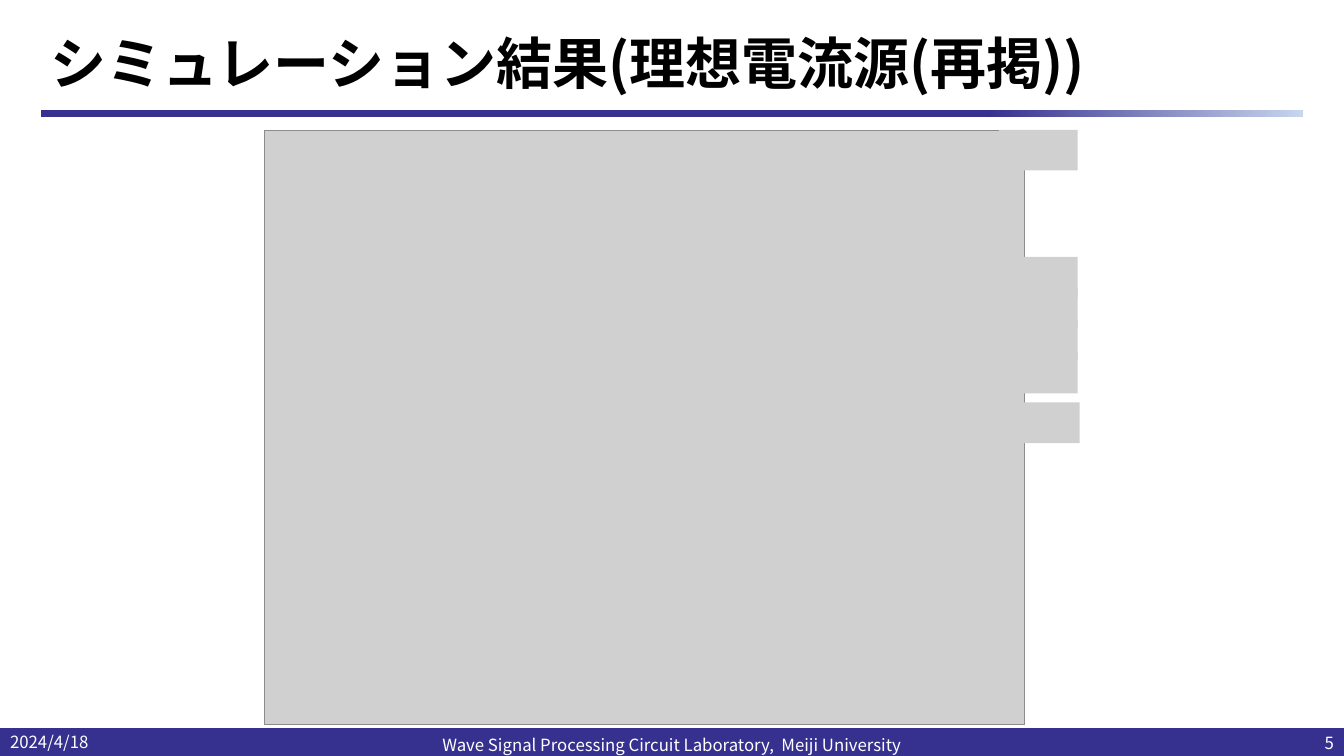
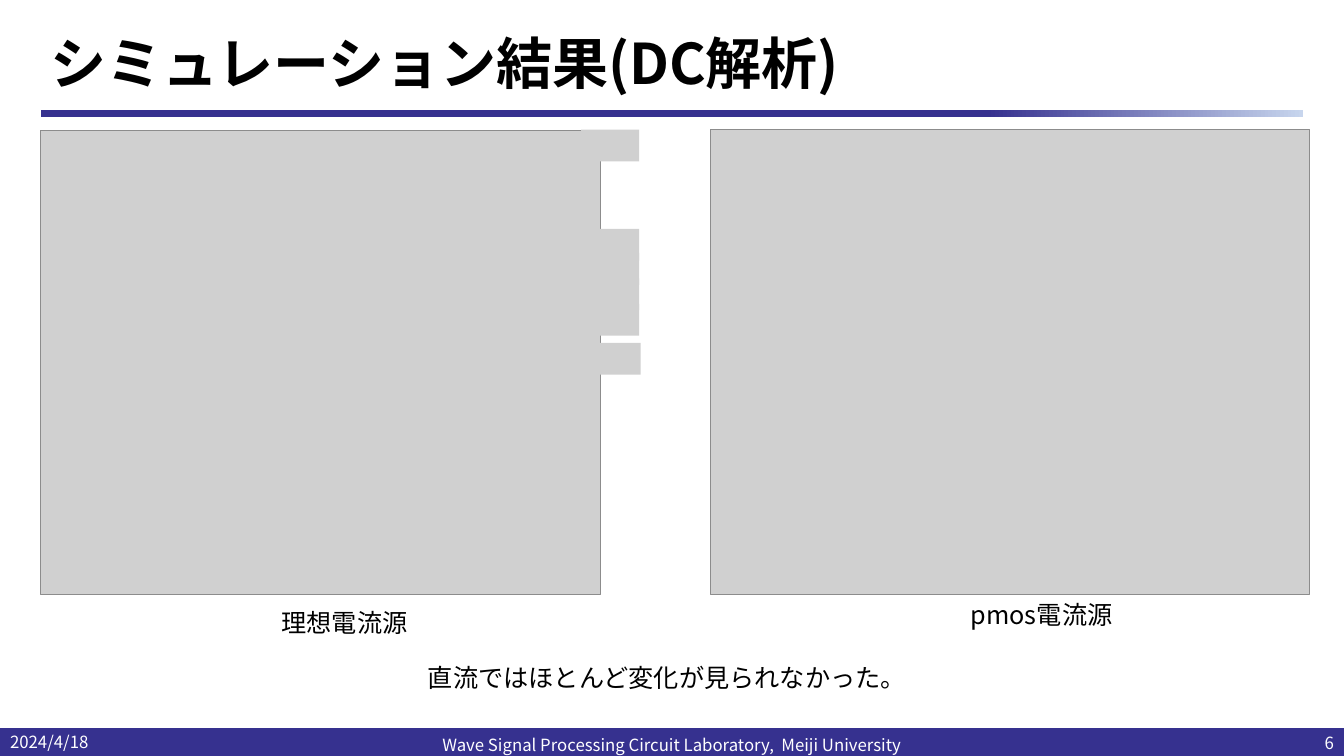
Before and after one commit to kjm-desktop10400/reserch, a slide deck: slide 6 of IHP_2024/20240418/20240418小島光.pptx (slide 5 before the commit). Drawn at 1344x756 pixels with LibreOffice and Linux fonts; fonts in the diff are those of the drawing; grey boxes stand for pictures; background and template pictures are left out. Boxes give left, top, right and bottom in pixels: in the first picture for what was removed or moved away, otherwise in the second. Text is boxed around its words. In the diff, an @@ line names an element or a change of style, - is before the commit and + after.

```diff
--- a/IHP_2024/20240418/20240418小島光.pptx
+++ b/IHP_2024/20240418/20240418小島光.pptx
@@ title at (51,36,839,95): text changed @@
-シミュレーション結果(理想電流源(再掲))
+シミュレーション結果(DC解析)
@@ picture: place and size @@
-picture at (264,131,1024,725)
+picture at (41,130,601,595)
@@ picture: place and size @@
-picture at (999,130,1078,170)
+picture at (582,130,640,162)
@@ picture added at (711,130,1311,595) @@
@@ picture: place and size @@
-picture at (999,257,1078,297)
+picture at (582,229,640,261)
@@ picture: place and size @@
-picture at (999,287,1078,328)
+picture at (582,253,640,285)
@@ picture: place and size @@
-picture at (999,320,1078,360)
+picture at (582,278,640,311)
@@ picture: place and size @@
-picture at (999,353,1078,393)
+picture at (582,304,640,337)
@@ picture: place and size @@
-picture at (1001,402,1080,443)
+picture at (583,343,641,375)
@@ text added at (282,610,408,634), 18 pt, text #000000 @@
+理想電流源
@@ text added at (971,602,1113,630), 18 pt, text #000000 @@
+pmos電流源
@@ text added at (428,665,906,689), 18 pt, text #000000 @@
+直流ではほとんど変化が見られなかった。
@@ page number at (1325,736,1334,749): text changed @@
-5
+6
```
Also in this commit, not shown: 6 other slides changed, 4 other files.
